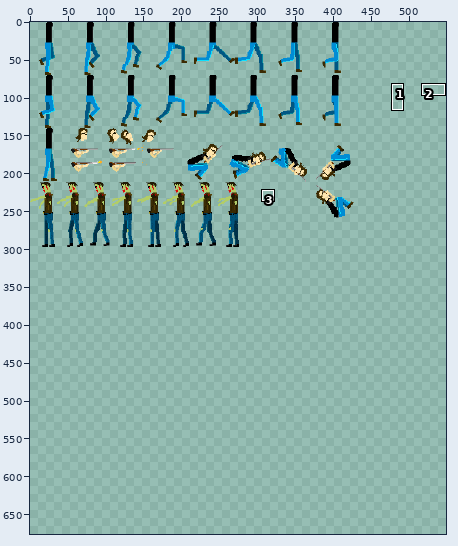
Two states of a sprite sheet, spritesheet.gif. Above, an overview of the earlier version with the close-up marked.
Close-up. Before the commit:
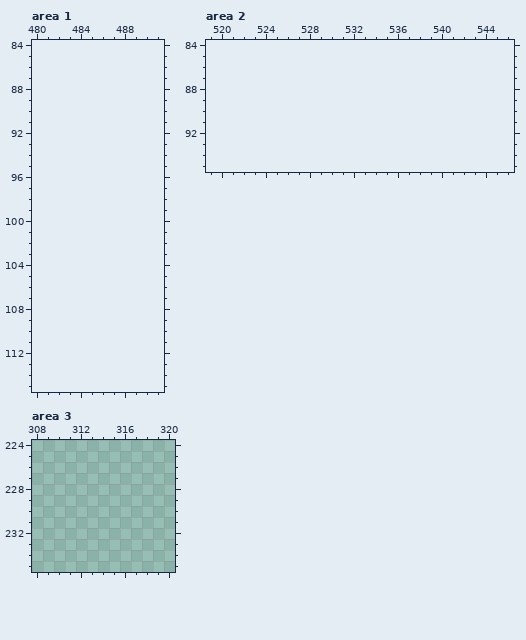
The file is 432x297 pixels. Colours within 5 levels of each other are drawn and written as one. Shown: area 1: x 480..491, y 84..115; area 2: x 519..546, y 84..95; area 3: x 308..320, y 224..235. The old version is drawn lined up with the new one, on the new canvas. The wide view leaves out empty margins. The commit also changed other parts of the picture, which this record leaves out.
Once edited:
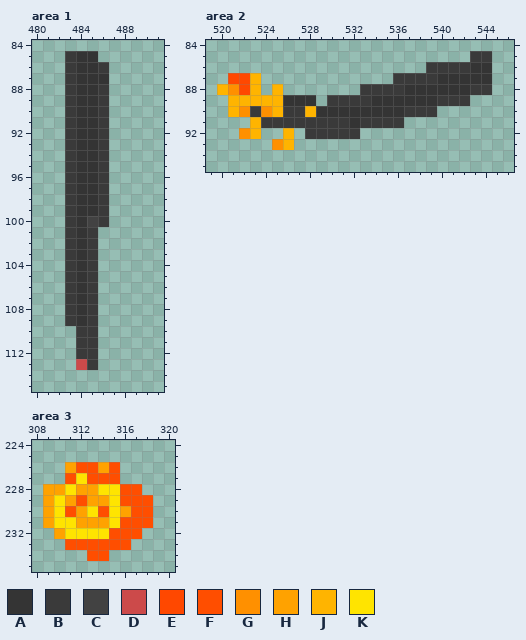
Palette (. is transparent): A #343434  B #3a3a3a  C #424242  D #cc4a4a  E #ff4800  F #ff4e00  G #ff9000  H #ffa200  J #ffb400  K #ffe400
Edits made:
canvas 432x297 -> 600x690
--- area 1
@@ x 481..488 @@
  84 ........
- 85 ........
- 86 ........
- 87 ........
- 88 ........
- 89 ........
- 90 ........
- 91 ........
- 92 ........
- 93 ........
- 94 ........
- 95 ........
- 96 ........
- 97 ........
- 98 ........
- 99 ........
-100 ........
-101 ........
-102 ........
-103 ........
-104 ........
-105 ........
-106 ........
-107 ........
-108 ........
-109 ........
-110 ........
-111 ........
-112 ........
-113 ........
+ 85 ..BAA...
+ 86 ..BAAB..
+ 87 ..BAAA..
+ 88 ..BAAB..
+ 89 ..BAAB..
+ 90 ..BAAB..
+ 91 ..BAAB..
+ 92 ..BAAB..
+ 93 ..BAAB..
+ 94 ..BAAB..
+ 95 ..BAAB..
+ 96 ..BAAB..
+ 97 ..BAAB..
+ 98 ..BAAB..
+ 99 ..BAAB..
+100 ..BACB..
+101 ..BAB...
+102 ..BAB...
+103 ..BAB...
+104 ..BAB...
+105 ..BAB...
+106 ..BAB...
+107 ..BAB...
+108 ..BAB...
+109 ..BAB...
+110 ...BB...
+111 ...BB...
+112 ...BB...
+113 ...DB...
 114 ........
--- area 2
@@ x 519..546 @@
 84 ............................
-85 ............................
-86 ............................
-87 ............................
-88 ............................
-89 ............................
-90 ............................
-91 ............................
-92 ............................
-93 ............................
+85 ........................BB..
+86 ....................BBBBAA..
+87 ..EEJ............BBBBAAAAA..
+88 .JGEJ.J.......BBBBAAAAAABB..
+89 ..JJJJJAAA.BBBBAAAAAABBB....
+90 ..JGBGJBBJAAAAAAAABBB.......
+91 ....JBBBBBBBBABBBB..........
+92 ...GJ..J.BBBBB..............
+93 ......GJ....................
 94 ............................
--- area 3
@@ x 308..320 @@
 225 .............
-226 .............
-227 .............
-228 .............
-229 .............
-230 .............
-231 .............
-232 .............
-233 .............
-234 .............
+226 ...HFFHF.....
+227 ...FKFFF.....
+228 .HHKHHKKFF...
+229 .HKHFHHKFFF..
+230 .HKFHKFKHFF..
+231 .HKKHHHKFFF..
+232 ..HKKKKFFF...
+233 ...FFFFFF....
+234 .....FF......
 235 .............
Pixel boxes of the changes (left, top, right, bottom) in both close-ups:
added: (65, 51, 109, 370)
added: (217, 51, 492, 150)
added: (43, 462, 153, 561)
